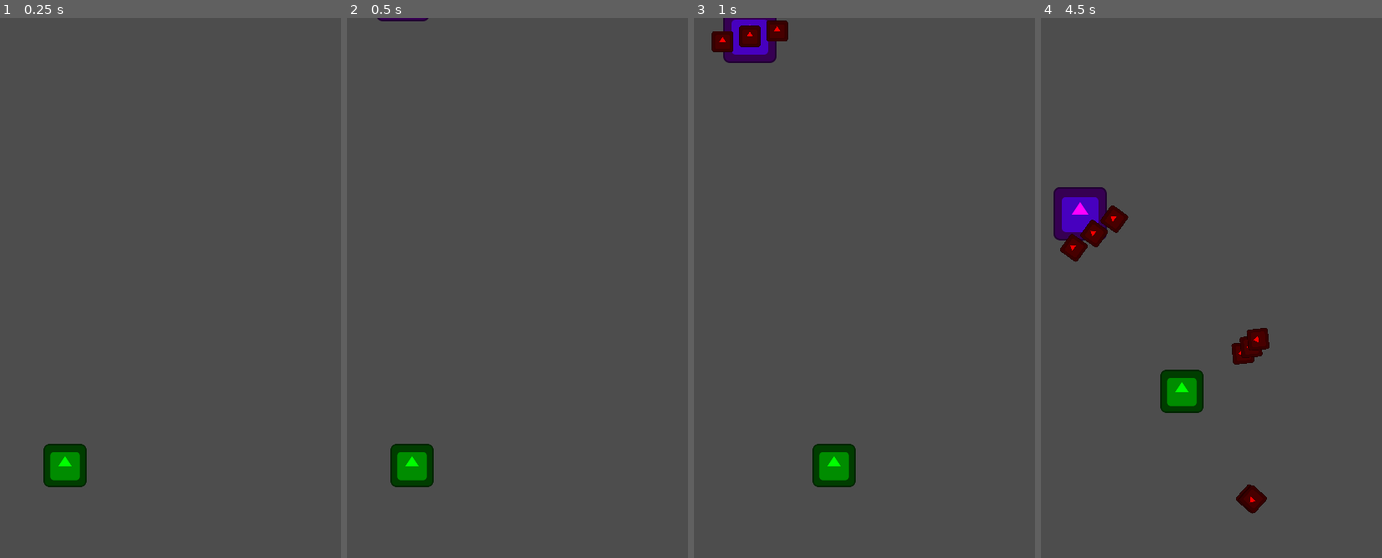
Above: before the commit, frames 1-4 (left to right).
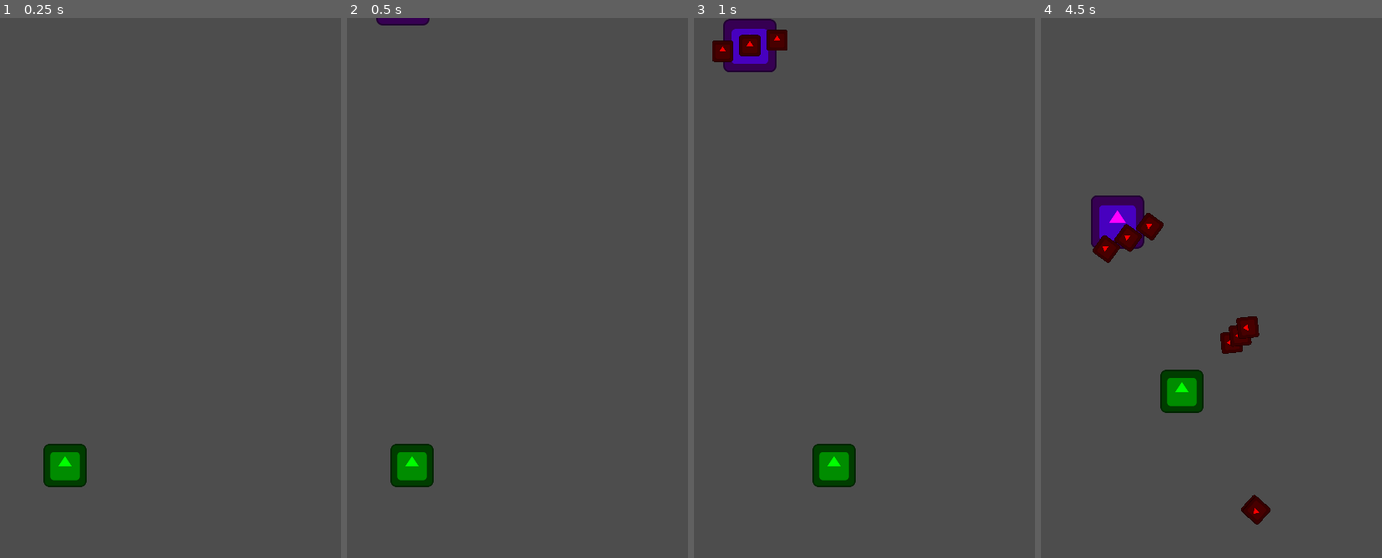
Above: after the commit, the same moments.

Repository: Zeroeth-0/Gatogun
Game: Godot game, scene res://scenes/levels/world.tscn
Two runs of this game, one before a commit and one after it. Both use one fixed random seed, a clock stepped at 60 frames per second and the inputs below. The engine's default icon, where the game draws it, is replaced by a stand-in: a white triangle on a blue panel in a dark square.
Inputs:
- Up to frame 1 (0.25 s): no input
- Up to frame 2 (0.5 s): no input
- Up to frame 3 (1 s): tap Enter at 0.5 s; hold D (RIGHT) from 0.53 s (still down)
- Up to frame 4 (4.5 s): release D (RIGHT) at 1.28 s; hold S (DOWN) 1.28-2.03 s; hold D (RIGHT) 2.03-2.78 s; hold W (UP) 2.78-3.53 s; hold A (LEFT) from 3.53 s (still down)

Frame 1 is identical in both runs. In frame 2, 0.2% of the frame differs, in the area x 8-25%, y 0-2%; in frame 3, 1.4%; in frame 4, 4.3%, in the area x 3-68%, y 31-94%.

Commit message:
Fixed enemy behavior

Diff:
--- a/scenes/levels/world.tscn
+++ b/scenes/levels/world.tscn
@@ -11,8 +11,10 @@
 [node name="Enemy" parent="." instance=ExtResource("4_kt6bt")]
 position = Vector2(306, -78)
 intensity = 10
-childDur = 3.0
+childDur = 2.0
+childSpeed = 75
 adultHood = 3
-adultDur = 3.0
+adultDur = 10.0
+adultSpeed = 75
 oldAge = 7
-oldSpeed = 150
+oldSpeed = 125
--- a/source/enemies/enemy.gd
+++ b/source/enemies/enemy.gd
@@ -28,6 +28,7 @@
 enum Handedness { LEFT, RIGHT }
 @export var handedness = Handedness.RIGHT
 @export_range(0, 90, 15) var deviationAngle: int = 90
+@export var scrollFollow: bool = true
 
 @export_category("CHILDHOOD")
 @export var childHood : MoveType = MoveType.STRAIGHT
@@ -65,7 +66,8 @@
 # Manejo del tiempo y cambios de fase
 func _process(delta):
 	stageTimer += delta
-	velocity = SCROLL.get_scroll() + extraVel
+	if scrollFollow: velocity = SCROLL.get_scroll() / 2 + extraVel
+	else: velocity = extraVel
 
 	match currentStage:
 		"childhood":
@@ -111,7 +113,7 @@
 # Behaviors
 
 func move_straight():
-	velocity = direction * speed
+	extraVel = direction * speed
 	move_and_slide()
 
 func move_sinusoidal(delta):
@@ -121,7 +123,7 @@
 	var perpendicular_dir = Vector2(-direction.y, direction.x)  # Perpendicular a la dirección actual
 
 	# Ajusta la velocidad y dirección
-	velocity = (direction * speed) + (perpendicular_dir * offset)
+	extraVel = (direction * speed) + (perpendicular_dir * offset)
 	move_and_slide()
 
 func move_oscillate(delta):
@@ -131,23 +133,23 @@
 	var perpendicular_dir = Vector2(-direction.y, direction.x)  # Perpendicular a la dirección actual
 
 	# Ajusta la velocidad y dirección
-	velocity = (direction * speed) + (perpendicular_dir * offset)
+	extraVel = (direction * speed) + (perpendicular_dir * offset)
 	move_and_slide()
 
 func move_breath(delta):
-	var frequency = 1.0 + rng.randf_range(-0.2, 0.2)  # Variar la frecuencia ligeramente
-	var horizontal_amplitude = 10.0 + rng.randf_range(-2.0, 2.0)  # Variar la amplitud horizontal
-	var vertical_amplitude = 6.0 + rng.randf_range(-1.0, 1.0)  # Variar la amplitud vertical
+	var frequency = 2
+	var horizontal_amplitude = 15.0
+	var vertical_amplitude = 7.0
 
 	# Movimiento en forma de ocho con alternancia suave
 	var horizontal_offset = cos(frequency * stageTimer) * horizontal_amplitude * rand_side
 	var vertical_offset = sin(frequency * stageTimer * 1.5) * vertical_amplitude
 
 	# Crear una dirección temporal combinando ambas
-	var temp_direction = Vector2(horizontal_offset, vertical_offset) * intensity / 5
+	var temp_direction = Vector2(horizontal_offset, vertical_offset) * intensity / 3
 
 	# Aplicar la velocidad suavizada con aleatoriedad
-	velocity = temp_direction
+	extraVel = temp_direction
 	move_and_slide()
 
 func move_block(delta):
@@ -183,25 +185,28 @@
 	move_and_slide()
 
 func move_towards_player():
+	scrollFollow = false
 	var playerPos = GETPLAYER.get_player()
 	direction = (playerPos - global_position).normalized()
-	velocity = direction * speed
+	extraVel = direction * speed
 	move_and_slide()
 
 func move_leave():
-	velocity = -direction * speed
+	scrollFollow = false
+	extraVel = -direction * speed
 	move_and_slide()
 
 func move_leave_side(delta):
+	scrollFollow = false
 	var newDir = Vector2 (0, 0)
 	match directionEnum:
 		Direction.NORTH: newDir = Vector2(-hSide, 1)
 		Direction.SOUTH: newDir = Vector2(-hSide, -1)
 		Direction.WEST: newDir = Vector2(1, -hSide)
 		Direction.EAST: newDir = Vector2(-1, -hSide)
-	velocity = newDir * speed
+	extraVel = newDir * speed
 	move_and_slide()
 
 func move_still():
-	extraVel = Vector2.ZERO
-	move_and_slide()
+	extraVel = SCROLL.get_scroll() / 2
+	move_and_slide()
--- a/utils/ScrollManager.gd
+++ b/utils/ScrollManager.gd
@@ -1,6 +1,7 @@
 extends Node
 
-@export var scroll: int = 50
+@export var scroll: int = 75
+
 enum Direction { NORTH, WEST, SOUTH, EAST }
 @export var directionEnum: Direction = Direction.SOUTH # Implementado
 var DIRECTION_MAP = {
